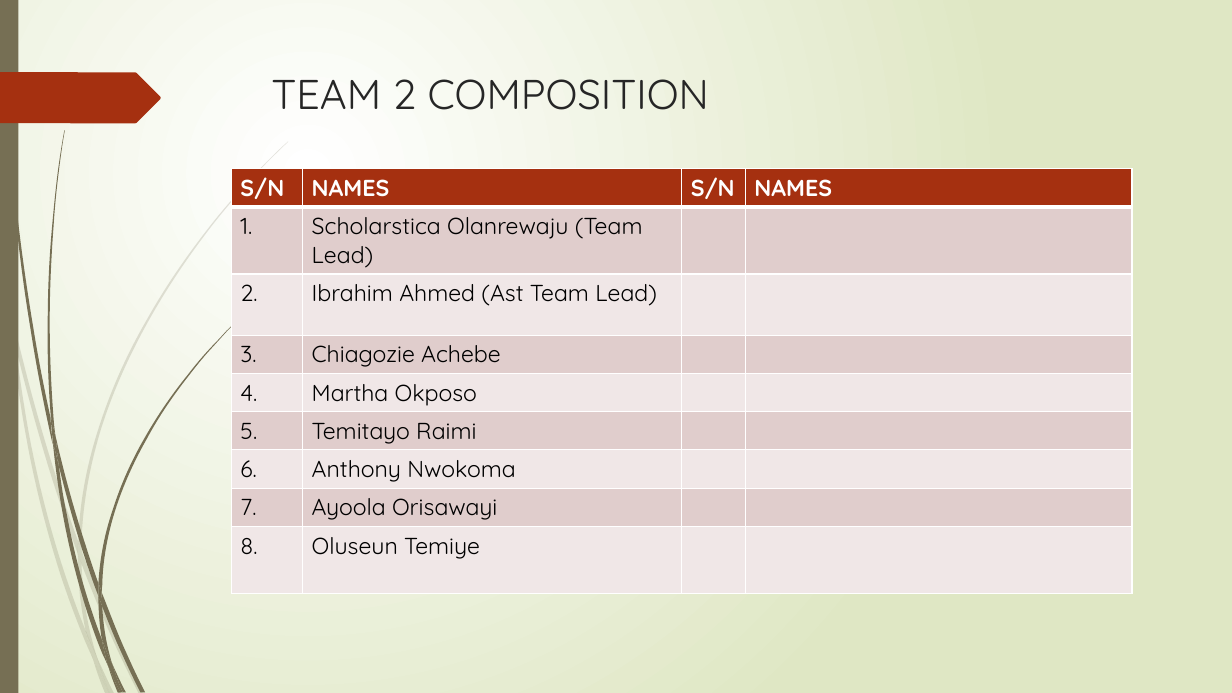
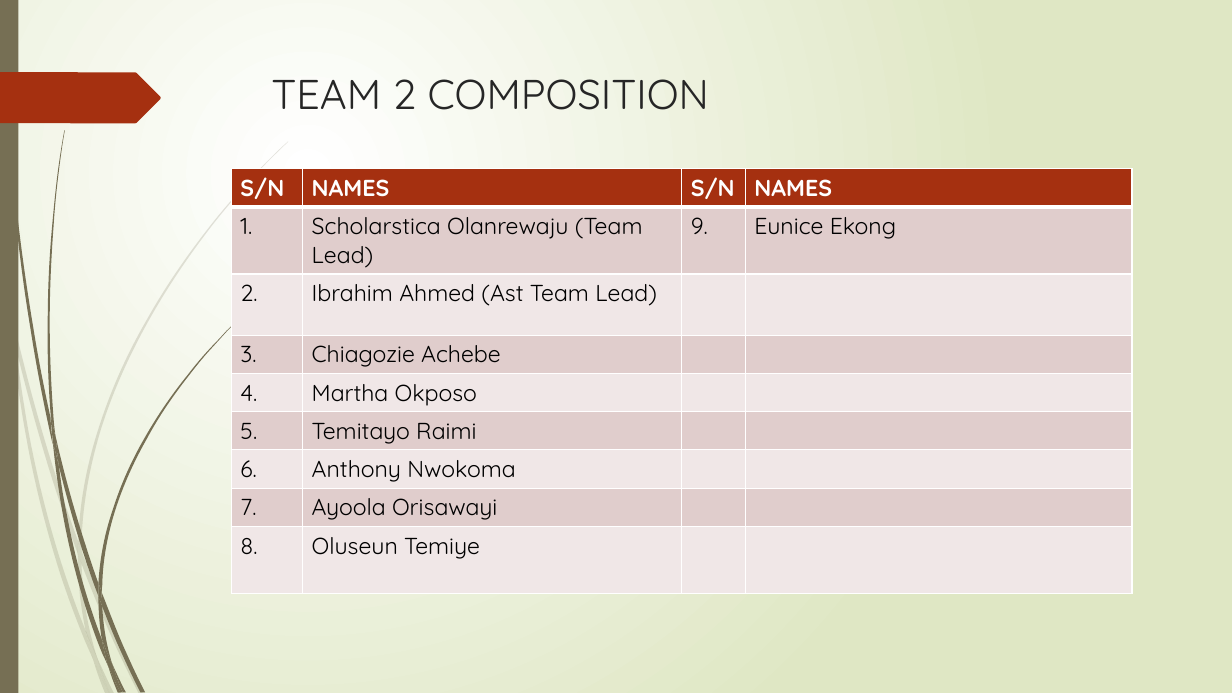
Before and after one commit to IHV-Nigeria/file_and_resources, a slide deck: slide 11 of Documentations/IHVN PROGRAM DASHBOARD.pptx. Drawn at 1232x693 pixels with LibreOffice and Linux fonts; fonts in the diff are those of the drawing. Boxes give left, top, right and bottom in pixels: in the first picture for what was removed or moved away, otherwise in the second. Text is boxed around its words. In the diff, an @@ line names an element or a change of style, - is before the commit and + after.

```diff
--- a/Documentations/IHVN PROGRAM DASHBOARD.pptx
+++ b/Documentations/IHVN PROGRAM DASHBOARD.pptx
@@ table at <box>231,168,1132,584</box> @@
-row 2, column 3: 
+row 2, column 3: 9.
-row 2, column 4: 
+row 2, column 4: Eunice Ekong
```
Also in this commit, not shown: 1 other slide changed.
